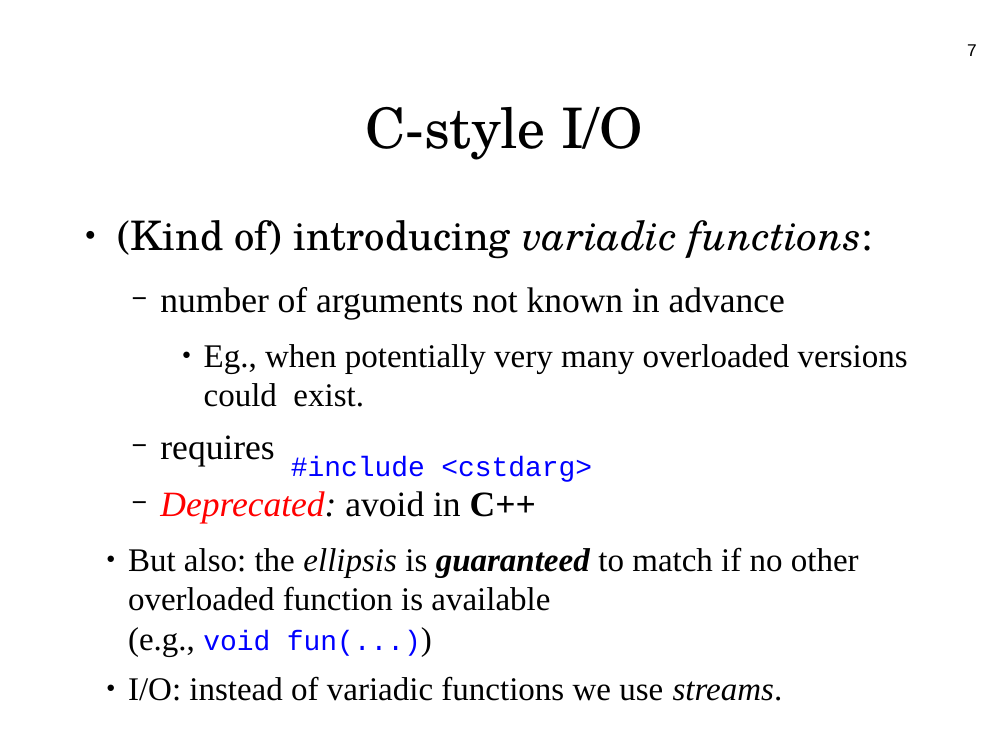
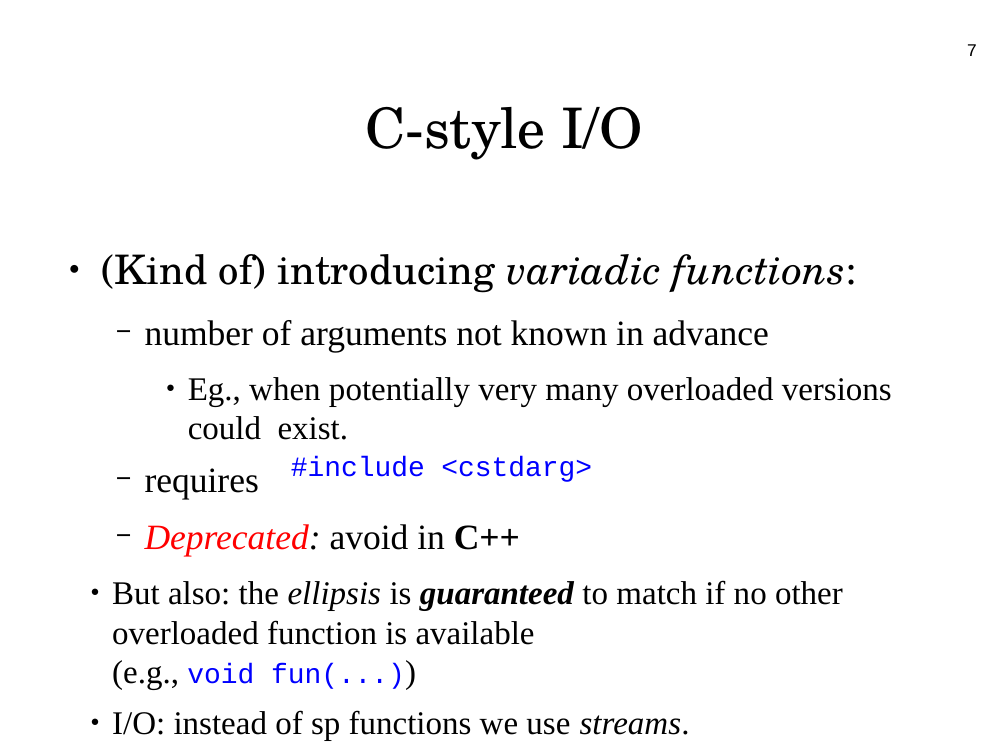
Before and after one commit to PE5E/ICCE, a slide deck: slide 7 of set 7/resources/basicio.odp. Drawn at 1008x756 pixels with LibreOffice and Linux fonts; fonts in the diff are those of the drawing; background and template pictures are left out. Boxes give left, top, right and bottom in pixels: in the first picture for what was removed or moved away, otherwise in the second. Text is boxed around its words. In the diff, an @@ line names an element or a change of style, - is before the commit and + after.

```diff
--- a/set 7/resources/basicio.odp
+++ b/set 7/resources/basicio.odp
@@ text "(Kind of) introducing variadic functions:" moved from (x1=117, y1=220, x2=908, y2=701) to (x1=101, y1=254, x2=892, y2=741) @@
@@ text at (x1=112, y1=710, x2=690, y2=741): text changed @@
-    ● I/O: instead of variadic functions we use streams.
+    ● I/O: instead of sp functions we use streams.
```
Also in this commit, not shown: 2 other slides changed, 1 slide removed, 4 other files.
